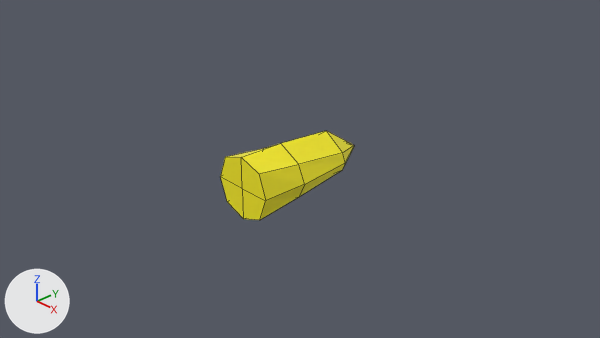
Renders of the Blender file Assets/Weapons/Bullet.blend from each side of a commit.
Camera for both pictures: the file's camera 'Camera'. Every picture has the same lights, and +X, +Y and +Z are marked at lower left. Mesh edges are drawn as thin lines.
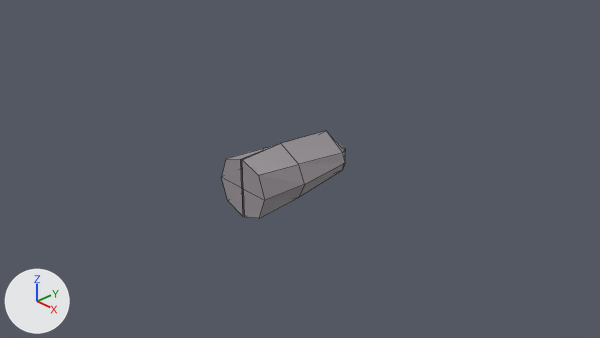
Location of each change, (x1, y1, x2, y2) in pixels of the pictures (600 x 338 px; the box of a moved part takes in the faces that stretch with it):
'Cube', recoloured, reshaped (yellow to grey, 7% narrower)
    before: (220, 131, 354, 220)
    after: (221, 131, 345, 218)
part 1 of me_cube, moved or reshaped
    before: (327, 131, 354, 168)
    after: (328, 133, 345, 160)
part 2 of me_cube, moved or reshaped
    before: (220, 143, 305, 220)
    after: (221, 143, 305, 218)

Edits to the bpy script that builds the scene:
```text
Change mat_material:
    mat_material.base_color: (1.0, 0.9, 0.00911) -> (0.342, 0.315, 0.335)  # yellow #fff318 -> grey #9e989d
Change me_cube:
    where me_cube.from_pydata(...)  # 22 vertices, 16 faces; spans x 0.0..0.46, y -1.0..1.0, z -0.45..0.44
    used by ob_cube; location = (0.0, 0.0, 0.0)
    before: 0 (0.07, 1.0, 0.0) at pixel (354, 145), 1 (0.07, 1.0, -0.02) at pixel (354, 146), 5 (0.0, 1.0, -0.01) at pixel (350, 144), 11 (0.07, 1.0, -0.01) at pixel (354, 145), 14 (0.0, 1.0, -0.02) at pixel (350, 144)
    before: 17 (0.0, 1.0, 0.0) at pixel (350, 143)
    me_cube part 1
    add for i in [0, 1, 5, 11, 14, 17]: me_cube.vertices[i].co += Vector((0.0, -0.19, 0.0))
    me_cube part 2
    me_cube.vertices[2].co: (0.33, -1.0, 0.33) -> (0.32, -1.0, 0.3)  # pixel (258, 173) -> pixel (258, 175)
    me_cube.vertices[3].co: (0.33, -1.0, -0.33) -> (0.32, -1.0, -0.31)  # pixel (259, 220) -> pixel (259, 218)
    me_cube.vertices[4].co: (0.0, -1.0, 0.0) -> (0.01, -1.0, 0.0)  # pixel (242, 188) -> pixel (243, 188)
    me_cube.vertices[10].co: (0.45, -1.0, 0.0) -> (0.43, -1.0, 0.0)  # pixel (265, 200) -> pixel (264, 200)
    me_cube.vertices[15].co: (0.0, -1.0, 0.44) -> (0.01, -1.0, 0.41)  # pixel (241, 157) -> pixel (242, 159)
    me_cube.vertices[16].co: (0.0, -1.0, -0.45) -> (0.01, -1.0, -0.42)  # pixel (243, 218) -> pixel (244, 217)
```
